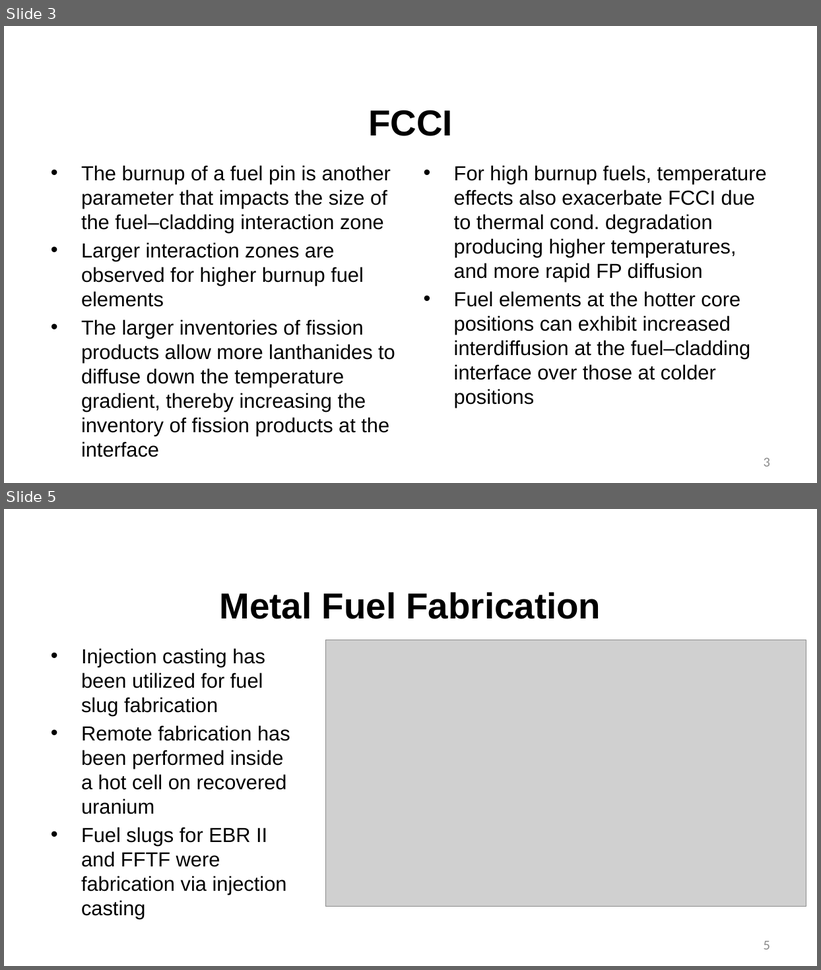
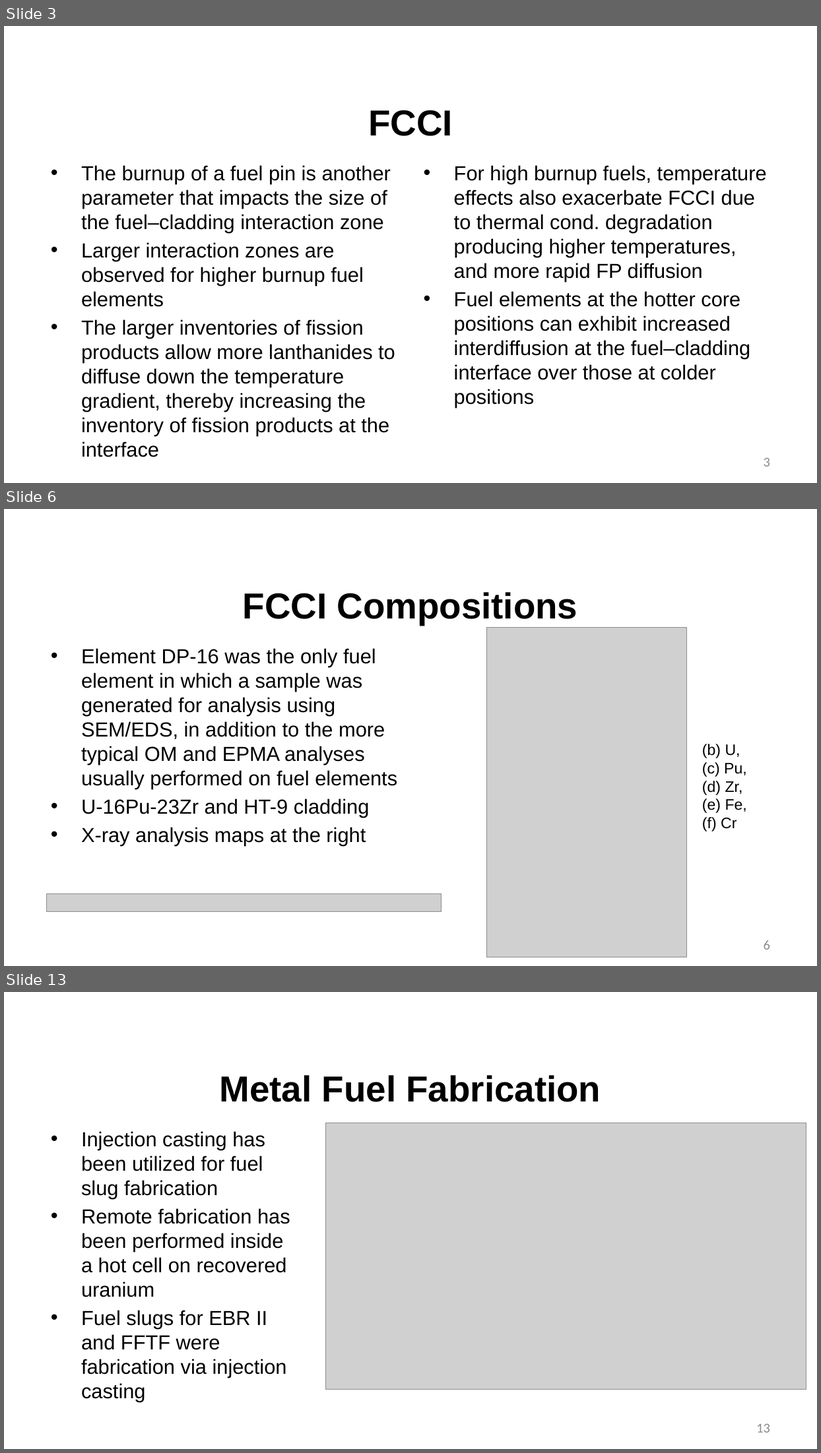
Before and after one commit to benbeeler/TEACHING, a slide deck: Advanced Reactor Materials/Lec8_SFRs.pptx. Shown one above the other, each under a label of ours: slides 3 and 5 before the commit, slides 3, 6 and 13 after it; the slides between them are not shown. The pictures are 821x970 and 821x1453 pixels, drawn with LibreOffice and Linux fonts; fonts in the diff are those of the drawing; grey boxes stand for pictures; background and template pictures are left out. Boxes give left, top, right and bottom in pixels: in the first picture for what was removed or moved away, otherwise in the second. Text is boxed around its words. In the diff, an @@ line names an element or a change of style, - is before the commit and + after.

```diff
--- a/Advanced Reactor Materials/Lec8_SFRs.pptx
+++ b/Advanced Reactor Materials/Lec8_SFRs.pptx
@@ slide 6 added at [4, 509, 817, 966], background #FFFFFF @@
@@ title added at [243, 592, 578, 625], 42.7 pt, text #000000, bold @@
+FCCI Compositions
@@ picture added at [487, 628, 687, 958] @@
@@ text added at [81, 648, 397, 846], 24 pt, text #000000 @@
+• Element DP-16 was the only fuel element in which a sample was generated for analysis using SEM/EDS, in addition to the more typical OM and EPMA analyses usually performed on fuel elements
+• U-16Pu-23Zr and HT-9 cladding
+• X-ray analysis maps at the right
@@ text added at [702, 744, 747, 832], 18 pt, text #000000 @@
+(b) U, (c) Pu, (d) Zr, (e) Fe, (f) Cr
@@ picture added at [47, 894, 442, 912] @@
@@ page number added at [764, 941, 770, 950], 16 pt, text #8C8C8C @@
+6
@@ what was slide 5 is now slide 13 @@
@@ page number at [756, 1424, 770, 1433]: text changed @@
-5
+13
```
Also in this commit, not shown: 1 slide changed, 7 other slides added, 15 slides removed, 3 other files.
